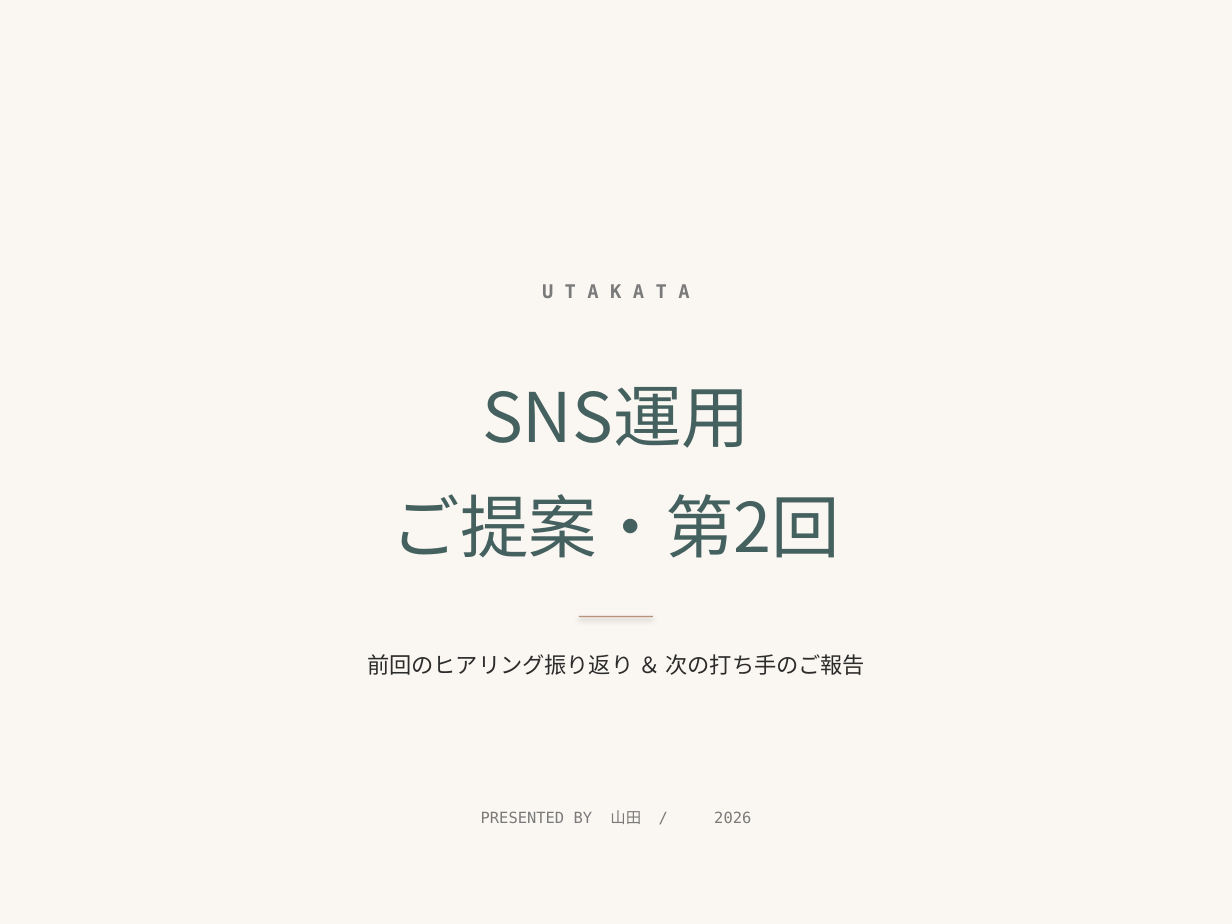
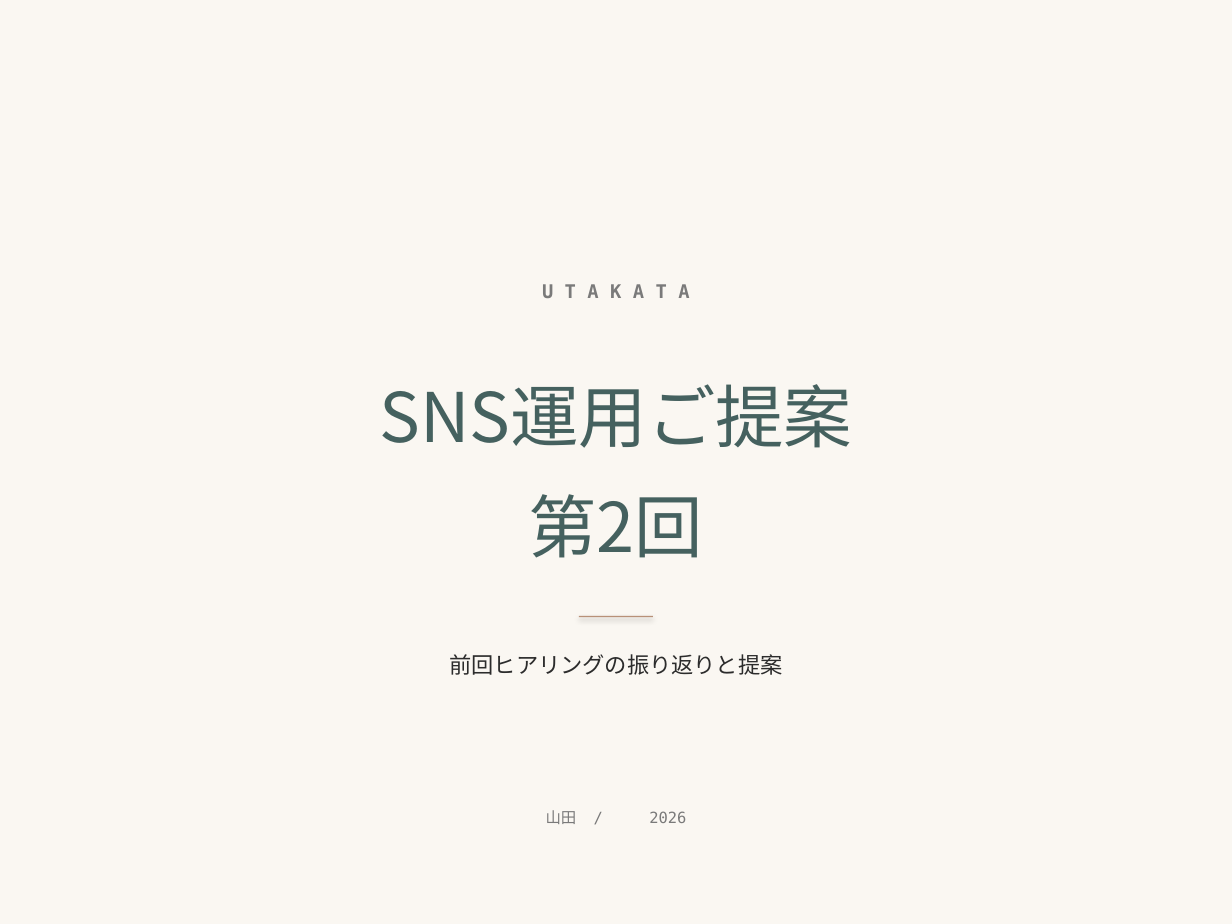
Before and after one commit to yamada-netizen/utakata-subtitle, a slide deck: slide 1 of salon-slides.pptx. Drawn at 1232x924 pixels with LibreOffice and Linux fonts; fonts in the diff are those of the drawing. Boxes give left, top, right and bottom in pixels: in the first picture for what was removed or moved away, otherwise in the second. Text is boxed around its words. In the diff, an @@ line names an element or a change of style, - is before the commit and + after.

```diff
--- a/salon-slides.pptx
+++ b/salon-slides.pptx
@@ text at <box>380,384,853,448</box>: text changed @@
-SNS運用
+SNS運用ご提案
@@ text at <box>529,494,704,558</box>: text changed @@
-ご提案・第2回
+第2回
@@ text at <box>450,654,783,675</box>: text changed @@
-前回のヒアリング振り返り ＆ 次の打ち手のご報告
+前回ヒアリングの振り返りと提案
@@ text at <box>546,810,686,824</box>: text changed @@
-PRESENTED BY 山田 / 2026
+山田 / 2026
```
Also in this commit, not shown: 11 other slides changed, 1 slide added, 1 slide removed, 2 other files.
